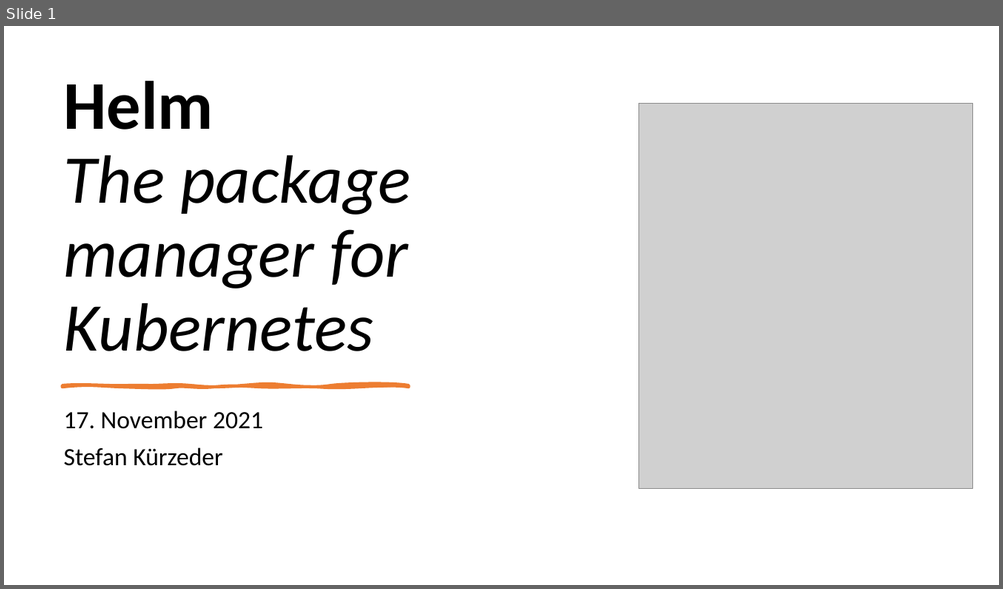
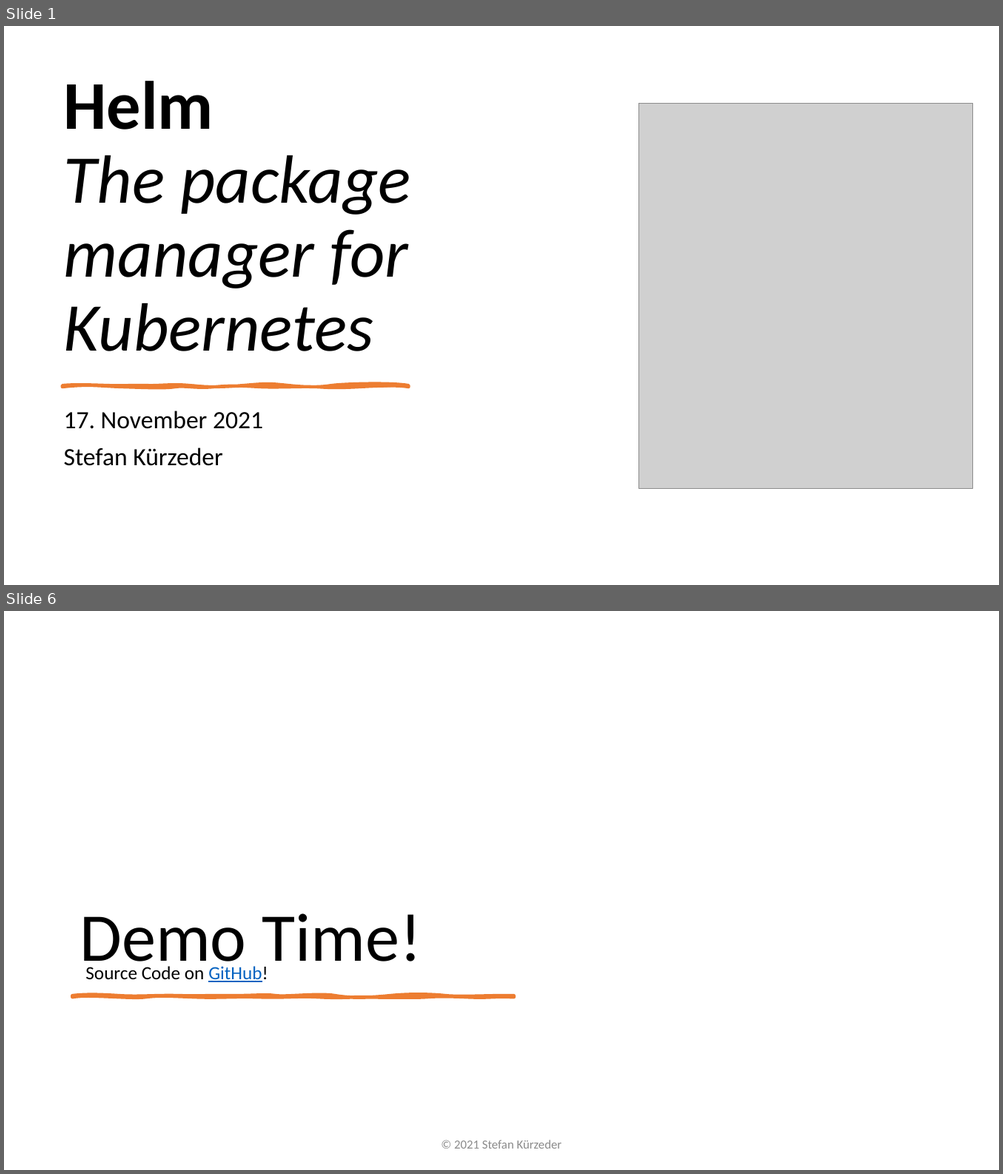
Before and after one commit to StiviiK/helm-handson, a slide deck: docs/Presentation-Helm.pptx. Shown one above the other, each under a label of ours: slide 1 before the commit, slides 1 and 6 after it; the slides between them are not shown. The pictures are 1003x589 and 1003x1174 pixels, drawn with LibreOffice and Linux fonts; fonts in the diff are those of the drawing; grey boxes stand for pictures. Boxes give left, top, right and bottom in pixels: in the first picture for what was removed or moved away, otherwise in the second. Text is boxed around its words. In the diff, an @@ line names an element or a change of style, - is before the commit and + after.

```diff
--- a/docs/Presentation-Helm.pptx
+++ b/docs/Presentation-Helm.pptx
@@ slide 6 added at (4, 611, 999, 1170), background #FFFFFF @@
@@ title added at (79, 914, 421, 977), 66 pt, text #000000 @@
+Demo Time!
@@ text added at (85, 966, 267, 982), 18 pt, text #000000 @@
+Source Code on GitHub!
@@ freeform shape added at (73, 996, 515, 997), fill #ED7D31, outline #ED7D31 3.25 pt @@
@@ text added at (454, 1140, 562, 1149), 12 pt, text #8C8C8C @@
+© 2021 Stefan Kürzeder
```
Also in this commit, not shown: 2 slides changed, 2 other slides added, 11 other files.
